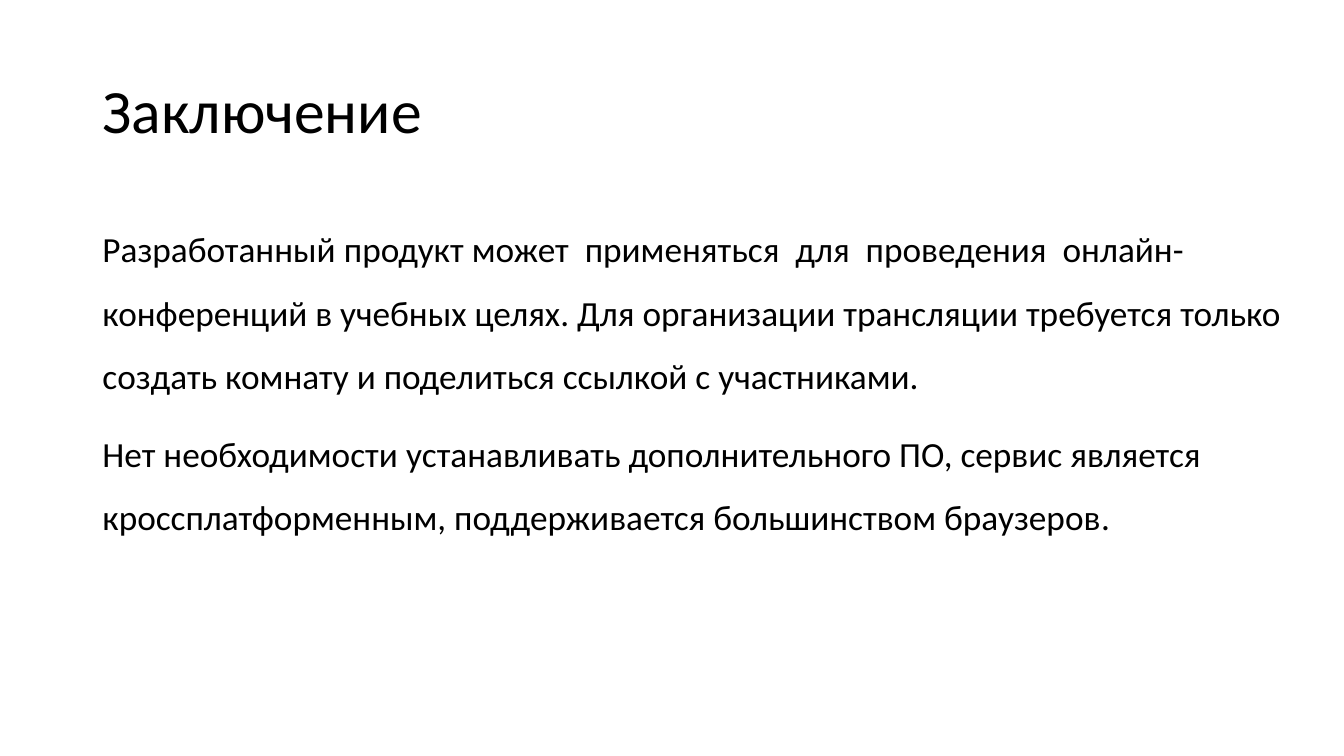
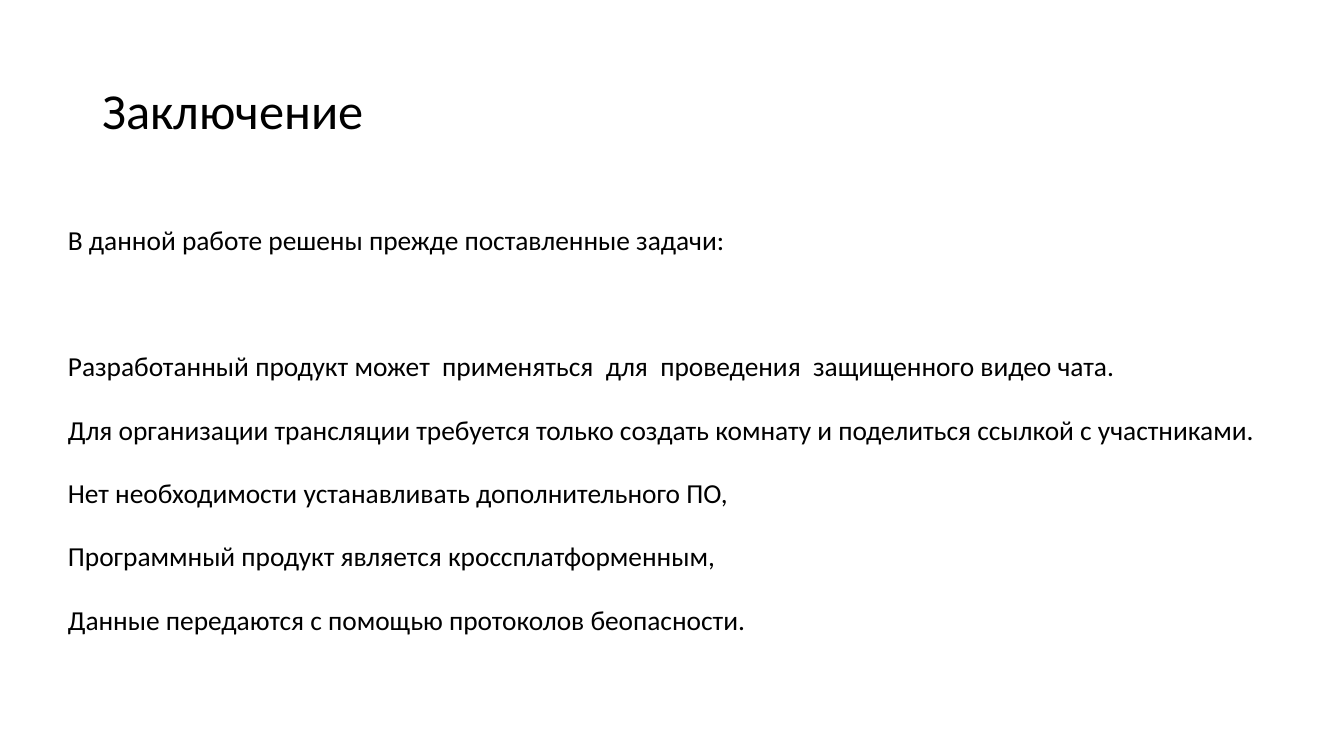
Before and after one commit to vladstarikov88/diploma, a slide deck: slide 12 of presentation.pptx (slide 21 before the commit). Drawn at 1344x756 pixels with LibreOffice and Linux fonts; fonts in the diff are those of the drawing. Boxes give left, top, right and bottom in pixels: in the first picture for what was removed or moved away, otherwise in the second. Text is boxed around its words. In the diff, an @@ line names an element or a change of style, - is before the commit and + after.

Commit message:
finish with the presentation

```diff
--- a/presentation.pptx
+++ b/presentation.pptx
@@ title "Заключение" at box(102, 96, 363, 130): size 44 to 36 pt @@
@@ text at box(68, 231, 1253, 635): text changed; size 25.2 to 19.6 pt @@
-Разработанный продукт может применяться для проведения онлайн-конференций в учебных целях. Для организации трансляции требуется только создать комнату и поделиться ссылкой с участниками.
-Нет необходимости устанавливать дополнительного ПО, сервис является кроссплатформенным, поддерживается большинством браузеров.
+В данной работе решены прежде поставленные задачи:
+Разработанный продукт может применяться для проведения защищенного видео чата.
+Для организации трансляции требуется только создать комнату и поделиться ссылкой с участниками.
+Нет необходимости устанавливать дополнительного ПО,
+Программный продукт является кроссплатформенным,
+Данные передаются с помощью протоколов беопасности.
```
Also in this commit, not shown: 8 other slides changed, 1 slide added, 10 slides removed, 3 other files.
